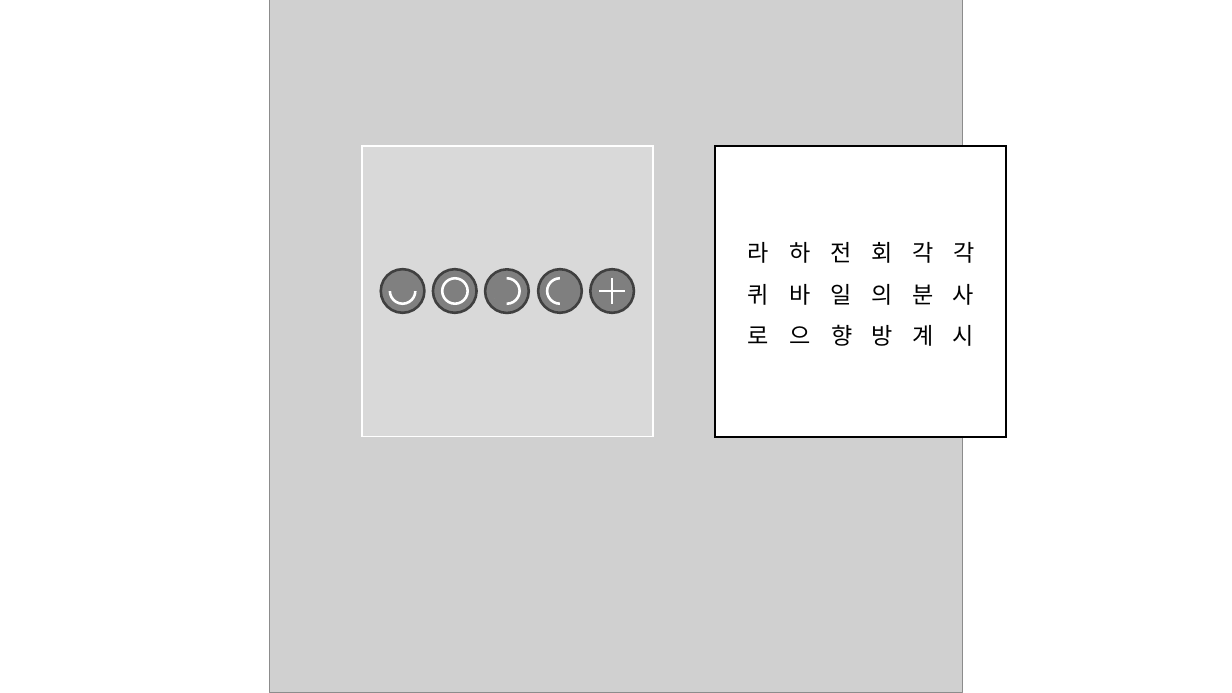
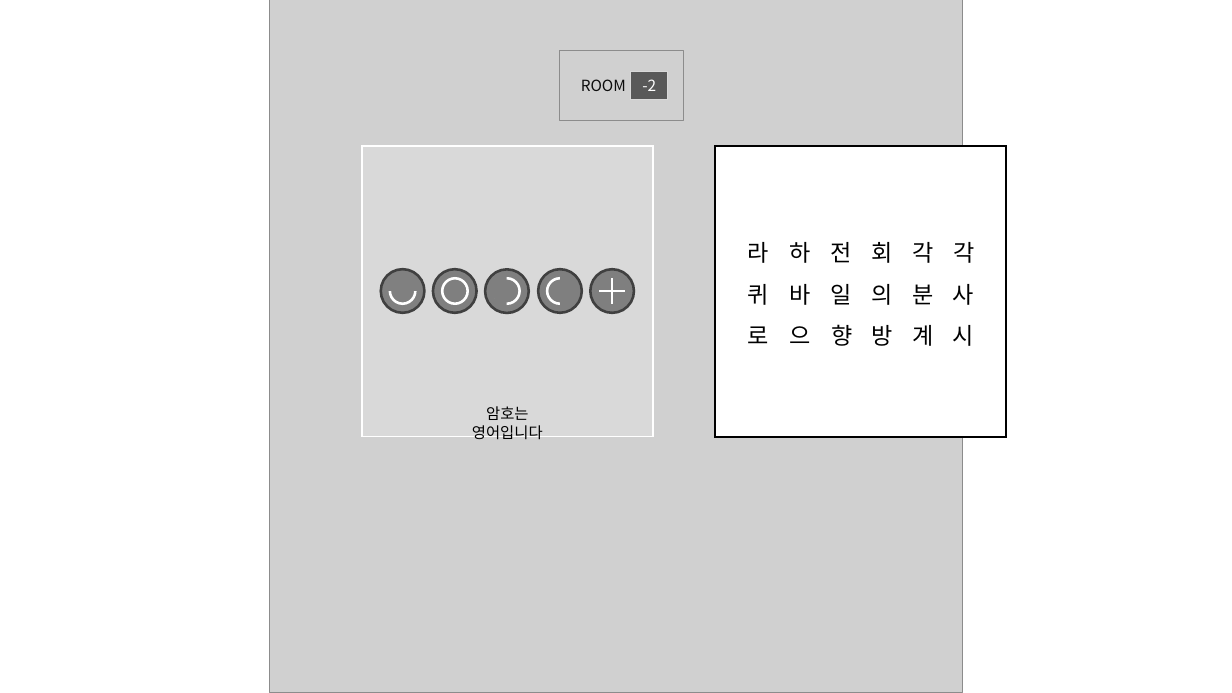
Before and after one commit to SangYoonLee1231/TIL_Study_Note, a slide deck: slide 3 of 미궁 제작 작업/PASSWORLD ESCAPE/패스월드 이스케이프 수정본.pptx. Drawn at 1232x693 pixels with LibreOffice and Linux fonts; fonts in the diff are those of the drawing; grey boxes stand for pictures. Boxes give left, top, right and bottom in pixels: in the first picture for what was removed or moved away, otherwise in the second. Text is boxed around its words. In the diff, an @@ line names an element or a change of style, - is before the commit and + after.

```diff
--- a/미궁 제작 작업/PASSWORLD ESCAPE/패스월드 이스케이프 수정본.pptx
+++ b/미궁 제작 작업/PASSWORLD ESCAPE/패스월드 이스케이프 수정본.pptx
@@ picture added at (x1=560, y1=50, x2=684, y2=119) @@
@@ text added at (x1=581, y1=79, x2=626, y2=91), 12 pt, text #0D0D0D @@
+ROOM
@@ rectangle added at (x1=631, y1=71, x2=668, y2=99), fill #595959, outline #D9D9D9 0.75 pt, 12 pt, text #FFFFFF @@
+-2
@@ text "암호는 영어입니다" moved from (x1=440, y1=390, x2=576, y2=418) to (x1=472, y1=406, x2=543, y2=440) @@
@@ text "암호는 영어입니다" at (x1=472, y1=406, x2=543, y2=440): text colour #D9D9D9 to #000000 @@
```
Also in this commit, not shown: 4 other slides changed, 2 slides added, 17 other files.
